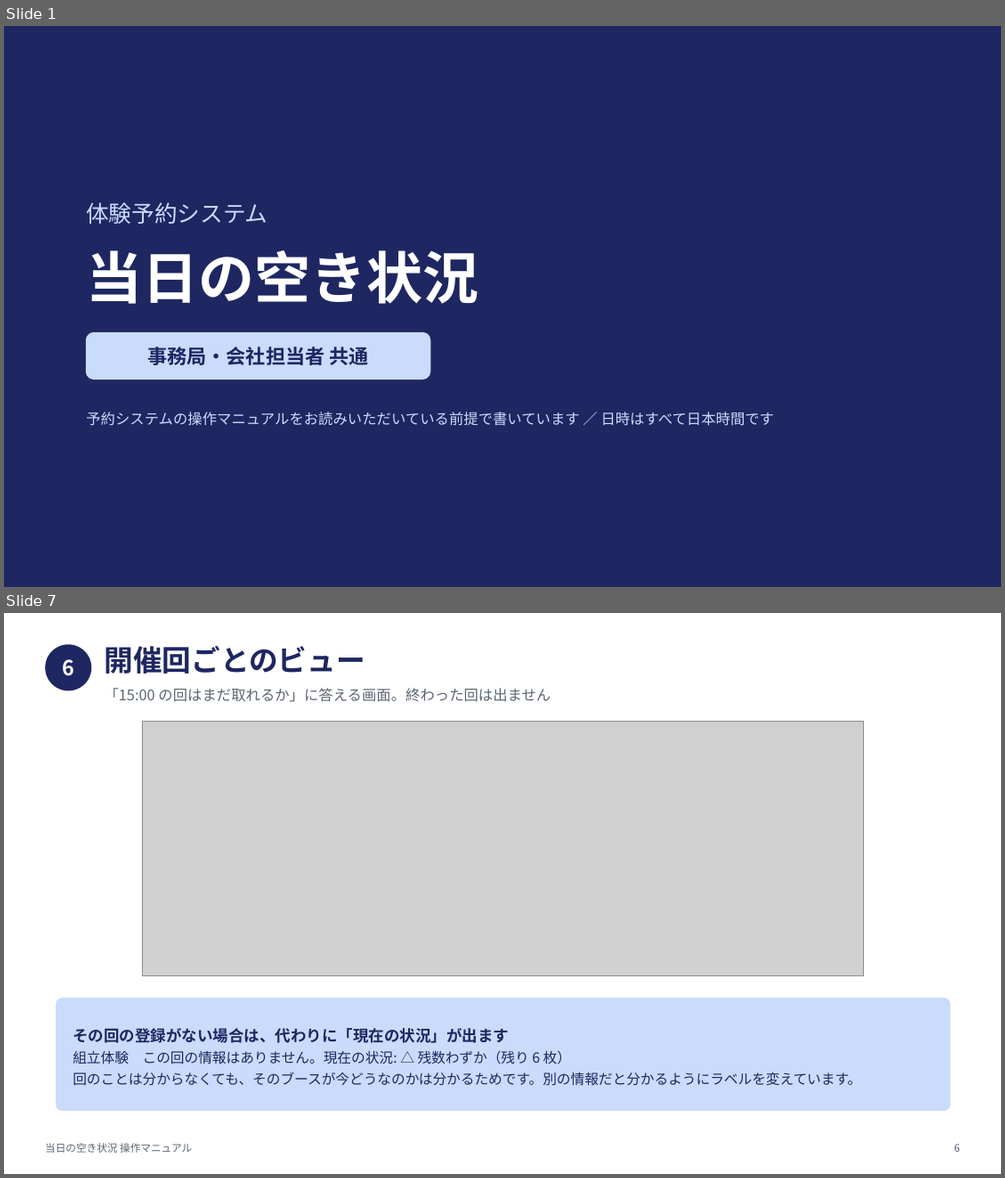
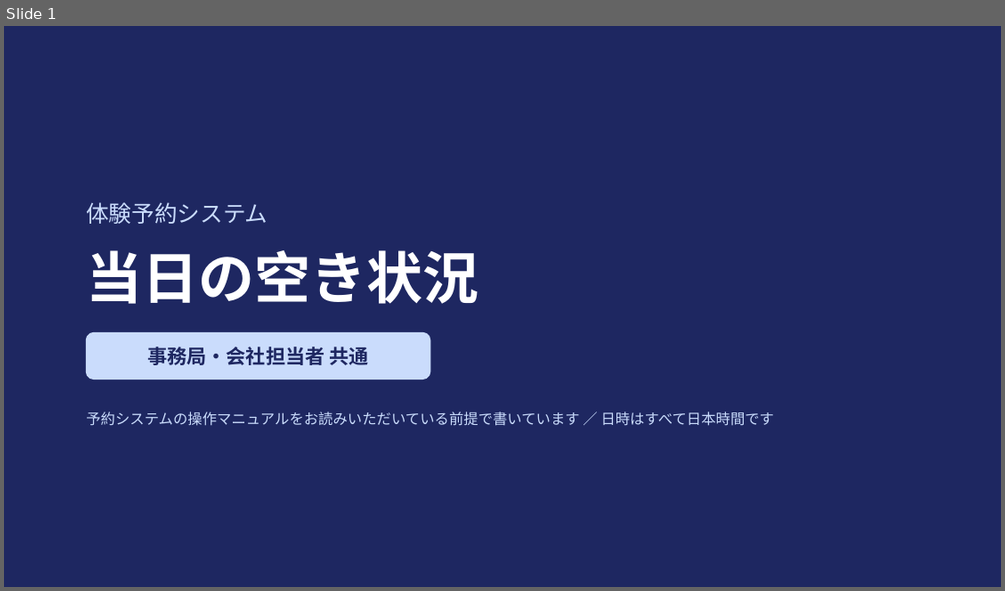
Before and after one commit to nisplus/reserve, a slide deck: docs/manual-vacancy.pptx. Shown one above the other, each under a label of ours: slides 1 and 7 before the commit, slide 1 after it; the slides between them are not shown. The pictures are 1005x1178 and 1005x591 pixels, drawn with LibreOffice and Linux fonts; fonts in the diff are those of the drawing; grey boxes stand for pictures. Boxes give left, top, right and bottom in pixels: in the first picture for what was removed or moved away, otherwise in the second. Text is boxed around its words. In the diff, an @@ line names an element or a change of style, - is before the commit and + after.

```diff
--- a/docs/manual-vacancy.pptx
+++ b/docs/manual-vacancy.pptx
@@ slide 7 removed at box(4, 613, 1001, 1174), background #FFFFFF @@
@@ ellipse removed at box(45, 644, 91, 690) @@
@@ text removed at box(62, 659, 74, 676) @@
-6
@@ text removed at box(105, 646, 365, 674) @@
-開催回ごとのビュー
@@ text removed at box(105, 688, 550, 702) @@
-「15:00 の回はまだ取れるか」に答える画面。終わった回は出ません
@@ picture removed at box(142, 722, 863, 976) @@
@@ rounded rectangle removed at box(57, 998, 950, 1111) @@
@@ text removed at box(73, 1028, 861, 1086) @@
-その回の登録がない場合は、代わりに「現在の状況」が出ます
-組立体験 この回の情報はありません。現在の状況: △ 残数わずか（残り 6 枚）
-回のことは分からなくても、そのブースが今どうなのかは分かるためです。別の情報だと分かるようにラベルを変えています。
@@ text removed at box(45, 1143, 192, 1152) @@
-当日の空き状況 操作マニュアル
@@ text removed at box(954, 1143, 959, 1151) @@
-6
```
Also in this commit, not shown: 9 slides changed, 6 slides added, 9 other files.
